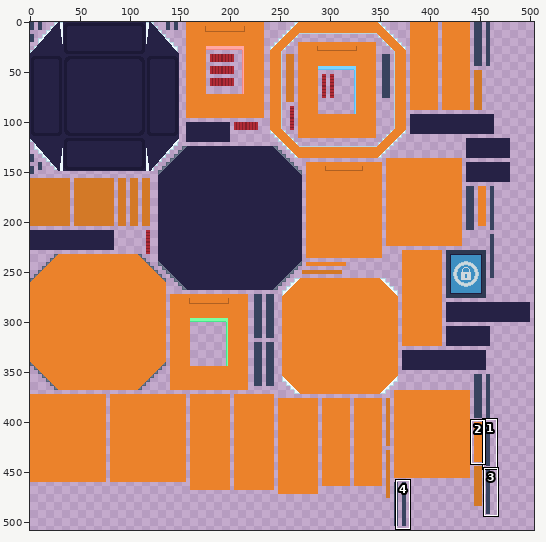
Two versions of one sprite sheet, Crate.png. The first picture is a wide view before the edit; the outline marks the close-up.
Close-up. Earlier state:
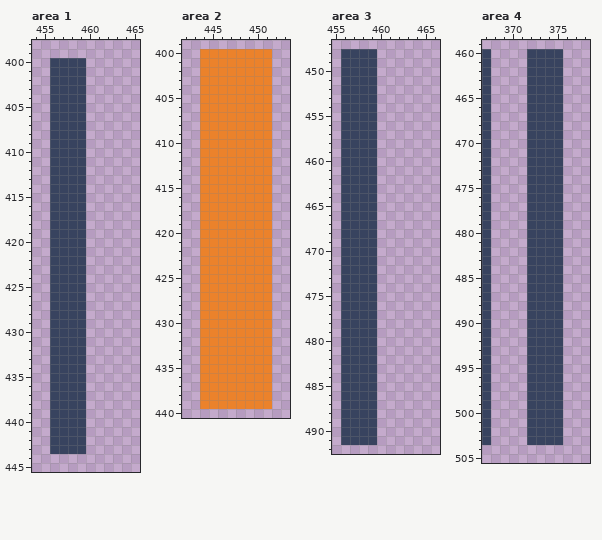
The file is 512x512 pixels. Colours within 5 levels of each other are drawn and written as one. Shown: area 1: x 454..465, y 398..445; area 2: x 442..453, y 399..440; area 3: x 455..466, y 447..492; area 4: x 367..378, y 459..505. The wide view leaves out empty margins. The commit also changed other parts of the picture, which this record leaves out.
The same view after the edit:
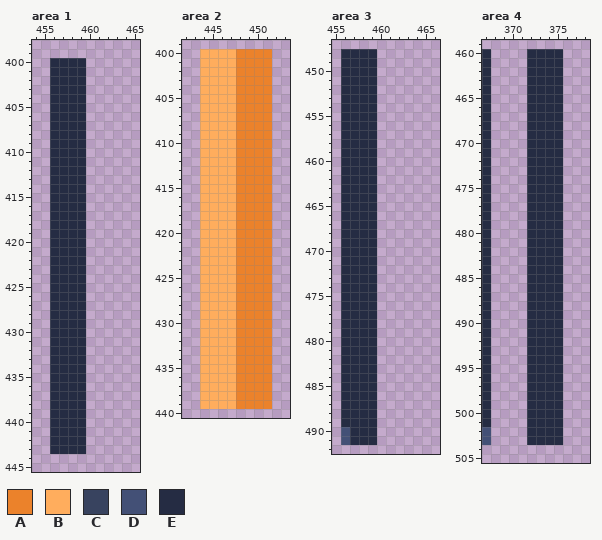
Palette (. is transparent): A #eb822b  B #ffad5d  C #38435f  D #435076  E #252c43
From old to new:
Area 1:
Colour C becomes colour E in rows 400 to 443 at x 456 to 459.
Area 2:
Colour A becomes colour B in rows 400 to 439 at x 444 to 447.
Area 3:
Colour C becomes colour D in rows 490 to 491 at x 456.
Colour C becomes colour E in rows 448 to 489 at x 456 to 459; in rows 490 to 491 at x 457 to 459.
Area 4:
Colour C becomes colour D in rows 502 to 503 at x 367.
Colour C becomes colour E in rows 460 to 501 at x 367 and 372 to 375; in rows 502 to 503 at x 372 to 375.
Boxes around the changes in both close-ups, in picture pixels (x1, y1, x2, y2):
changed: (50, 58, 86, 454)
changed: (200, 49, 236, 409)
changed: (341, 49, 377, 445)
changed: (482, 49, 563, 445)
